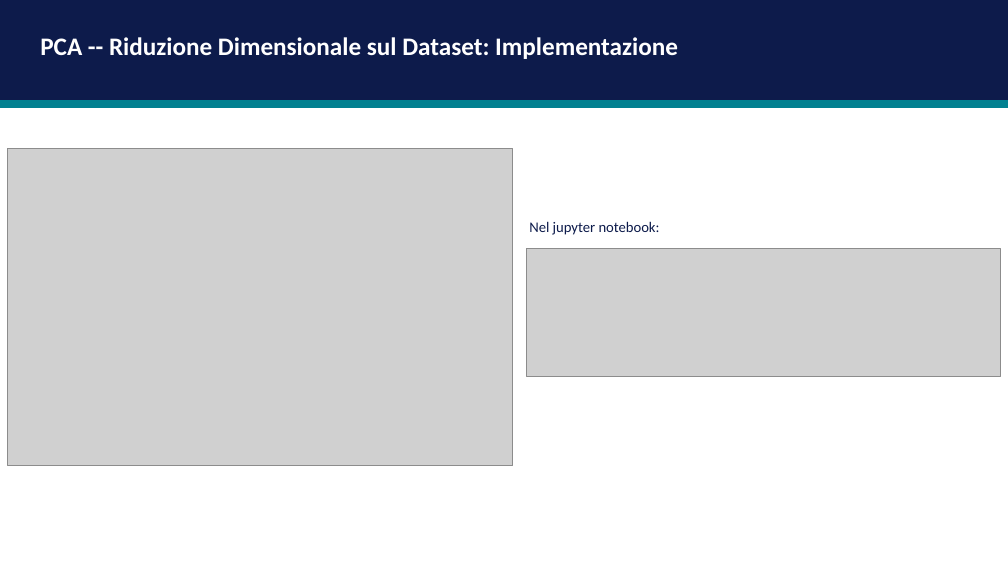
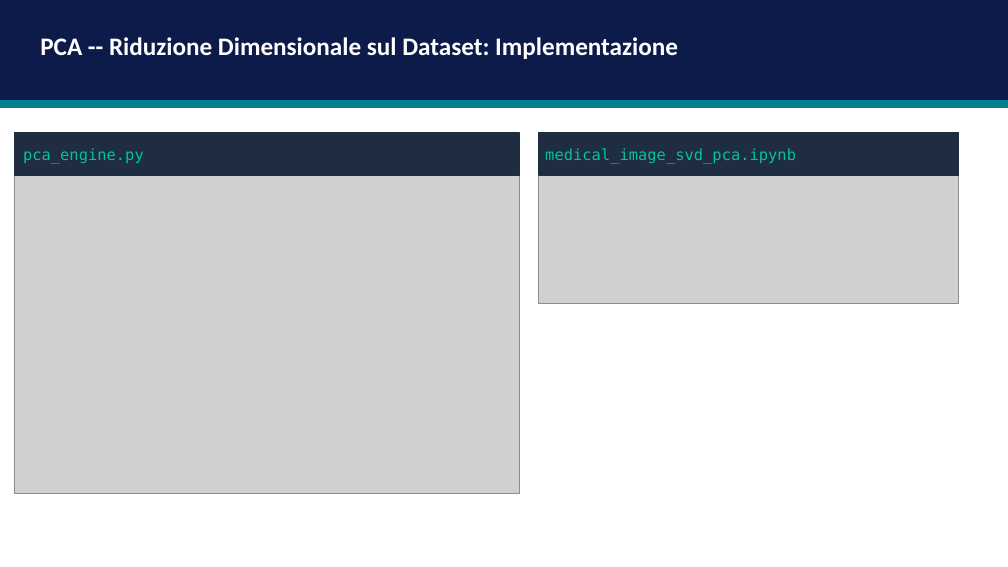
Before and after one commit to andreapatruno1/Image-Compression-and-Analysis, a slide deck: slide 11 of docs/SVD e PCA per l'analisi di immagini mediche.pptx. Drawn at 1008x567 pixels with LibreOffice and Linux fonts; fonts in the diff are those of the drawing; grey boxes stand for pictures. Boxes give left, top, right and bottom in pixels: in the first picture for what was removed or moved away, otherwise in the second. Text is boxed around its words. In the diff, an @@ line names an element or a change of style, - is before the commit and + after.

```diff
--- a/docs/SVD e PCA per l'analisi di immagini mediche.pptx
+++ b/docs/SVD e PCA per l'analisi di immagini mediche.pptx
@@ rectangle added at <box>14,133,519,175</box>, fill #1E2D40, outline #1E2D40 1 pt @@
@@ text added at <box>23,148,144,164</box>, 11 pt, text #02C39A @@
+pca_engine.py
@@ rectangle added at <box>539,133,959,175</box>, fill #1E2D40, outline #1E2D40 1 pt @@
@@ text added at <box>545,148,796,164</box>, 11 pt, text #02C39A @@
+medical_image_svd_pca.ipynb
@@ picture: place and size @@
-picture at <box>8,148,513,466</box>
+picture at <box>14,175,519,493</box>
@@ picture: place and size @@
-picture at <box>527,248,1001,376</box>
+picture at <box>539,175,959,303</box>
@@ text removed at <box>529,221,660,235</box> @@
-Nel jupyter notebook:
```
Also in this commit, not shown: 9 other slides changed, 5 other files.
